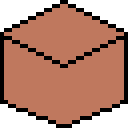
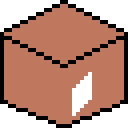
Two versions of the same layered image (128 × 128). Layer-by-layer changes:
painted on "Background" over box(72, 72, 92, 116)
